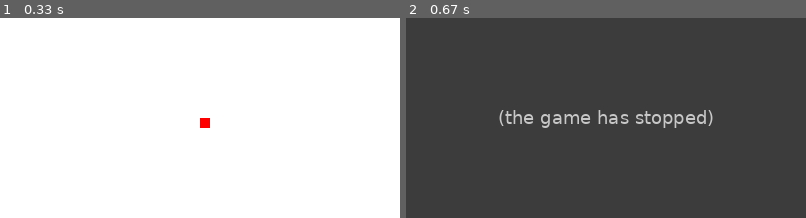
Above: before the commit, frames 1-2 (left to right).
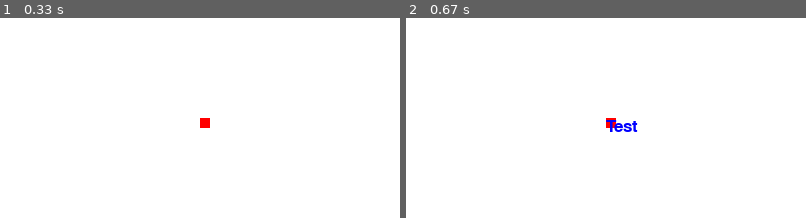
Above: after the commit, the same moments.

Repository: londonj/sandbox
Game: pygame game, started from Pygame/pygame2.py
Same seed, same stepped clock (60 frames per second), same inputs: the game is played once before the commit and once after it.
Inputs:
- Up to frame 1 (0.33 s): no input
- Up to frame 2 (0.67 s): hold Esc from 0.33 s (still down); hold Right from 0.33 s (still down)

Frame 1 is identical in both runs. In frame 2, 100% of the frame differs, in the area x 0-100%, y 0-100%.
Before the commit the program exited at 0.5 s; later frames show no game.

Commit message:
added gameloop

Diff:
--- a/Pygame/pygame2.py
+++ b/Pygame/pygame2.py
@@ -14,73 +14,84 @@
 BLOCKSIZE=10
 FPS=10
 
+font=pygame.font.SysFont(None,25)
+
+def msg(msg,color):
+    screen_text = font.render(msg,True,color)
+    gameDisplay.blit(screen_text,[SCREEN_X/2,SCREEN_Y/2])
+    pygame.display.update()
 
 gameDisplay = pygame.display.set_mode((SCREEN_X,SCREEN_Y))
 pygame.display.set_caption('Slither')
 
 
 
-gameExit=False
-lead_x = SCREEN_X/2
-lead_y = SCREEN_Y/2
-lead_x_change=0
-lead_y_change=0
-
 clock=pygame.time.Clock()
 
 
 
+def GameLoop():
 
-while not gameExit:
-    print('lead_x=',lead_x,'lead_y=',lead_y)
-    for event in pygame.event.get():
-        if event.type == pygame.QUIT:
-                gameExit = True
+    gameExit=False
+    lead_x = SCREEN_X/2
+    lead_y = SCREEN_Y/2
+    lead_x_change=0
+    lead_y_change=0
 
-        if event.type == pygame.KEYDOWN:
-            if event.key == pygame.K_LEFT:
-                lead_x_change = -2
-                lead_y_change = 0
+    while not gameExit:
+        print('lead_x=',lead_x,'lead_y=',lead_y)
+        for event in pygame.event.get():
+            if event.type == pygame.QUIT:
+                    gameExit = True
 
-            elif event.key == pygame.K_RIGHT:
-                lead_x_change = 2
-                lead_y_change = 0
+            if event.type == pygame.KEYDOWN:
+                if event.key == pygame.K_LEFT:
+                    lead_x_change = -2
+                    lead_y_change = 0
 
-            elif event.key == pygame.K_DOWN:
-                lead_y_change = 2
-                lead_x_change = 0
+                elif event.key == pygame.K_RIGHT:
+                    lead_x_change = 2
+                    lead_y_change = 0
 
-            elif event.key == pygame.K_UP:
-                lead_y_change = -2
-                lead_x_change = 0
+                elif event.key == pygame.K_DOWN:
+                    lead_y_change = 2
+                    lead_x_change = 0
 
-            elif event.key == pygame.K_ESCAPE:
-                gameExit = True
+                elif event.key == pygame.K_UP:
+                    lead_y_change = -2
+                    lead_x_change = 0
 
-    if lead_x >= SCREEN_X:
-        lead_x = 1
+                elif event.key == pygame.K_ESCAPE:
+                    msg('Test',BLUE)
+                    time.sleep(5)
+                    gameExit = True
+
+        if lead_x >= SCREEN_X:
+            lead_x = 1
 
 
-    if lead_x <= 0:
-        lead_x = SCREEN_X
+        if lead_x <= 0:
+            lead_x = SCREEN_X
 
-    if lead_y >= SCREEN_Y:
-        lead_y=1
+        if lead_y >= SCREEN_Y:
+            lead_y=1
 
-    if lead_y <= 0:
-        lead_y = SCREEN_Y
+        if lead_y <= 0:
+            lead_y = SCREEN_Y
 
-    lead_x += lead_x_change
-    lead_y += lead_y_change
+        lead_x += lead_x_change
+        lead_y += lead_y_change
 
-    gameDisplay.fill(WHITE)
-    pygame.draw.rect(gameDisplay,RED,[lead_x,lead_y,BLOCKSIZE,BLOCKSIZE])
-    #pygame.draw.circle(gameDisplay,BLUE,[350,250,10,10])
-    #ameDisplay.fill(BLUE,rect=(200,200,30,30))
+        gameDisplay.fill(WHITE)
+        pygame.draw.rect(gameDisplay,RED,[lead_x,lead_y,BLOCKSIZE,BLOCKSIZE])
+        #pygame.draw.circle(gameDisplay,BLUE,[350,250,10,10])
+        #ameDisplay.fill(BLUE,rect=(200,200,30,30))
 
-    pygame.display.update()
-    clock.tick(FPS)
+        pygame.display.update()
+        clock.tick(FPS)
 
-pygame.quit()
+    pygame.quit()
 
-quit()
+    quit()
+
+GameLoop()
